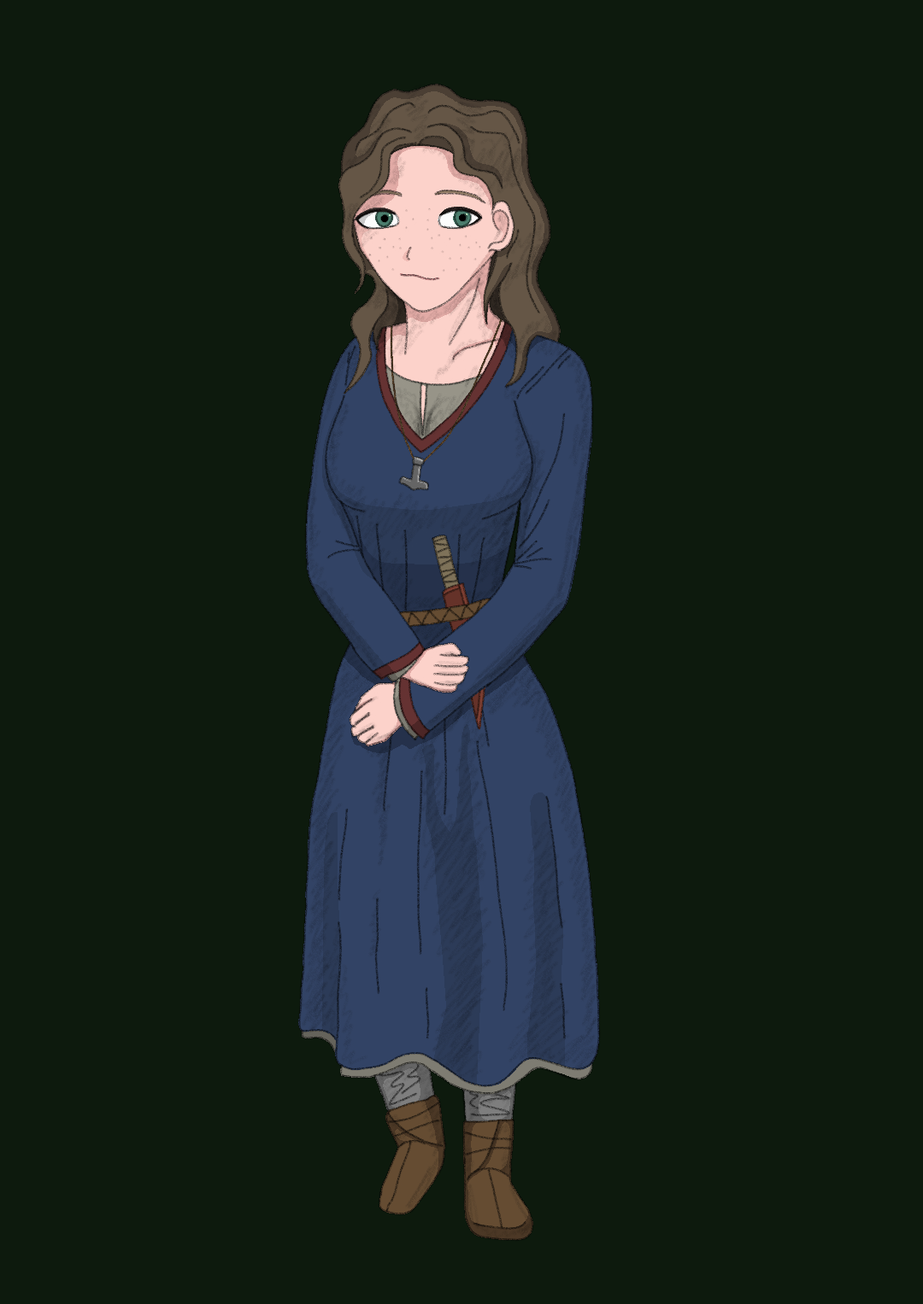
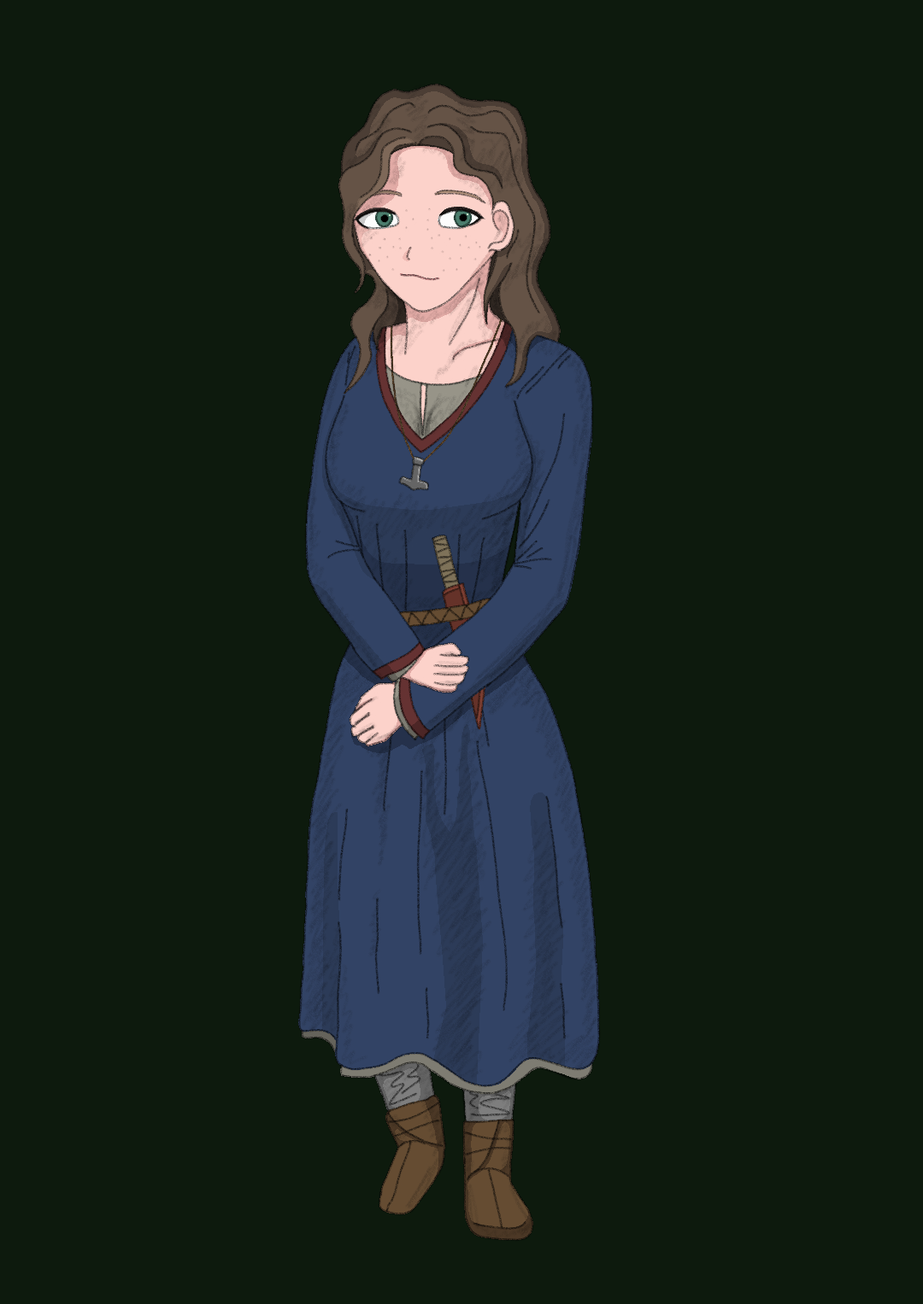
Layer changes from the first (923, 1304) image to the second:
painted on "color" over (339, 91, 552, 389)
